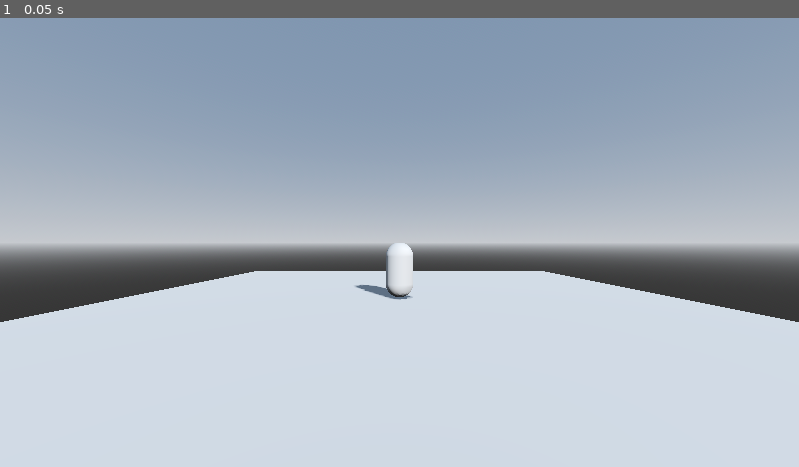
Above: before the commit, frame 1.
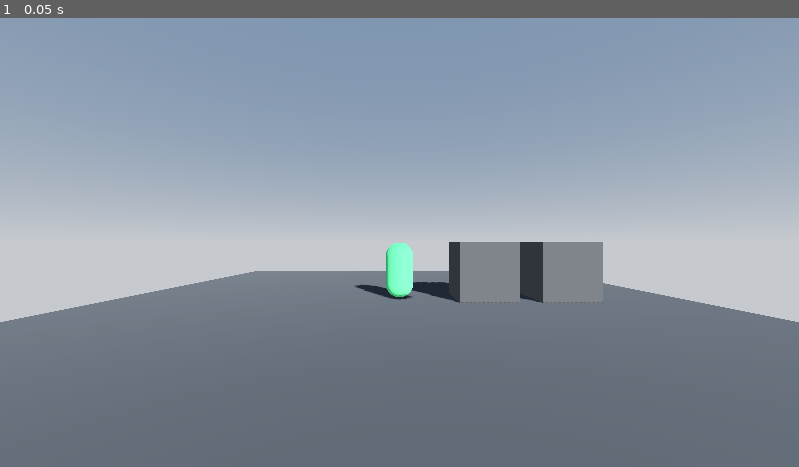
Above: after the commit, the same moment.

Repository: crystal-bit/platform-3d
Game: Godot game, scene res://game.tscn
Two runs of this game, one before a commit and one after it. Both use one fixed random seed, a clock stepped at 60 frames per second and the inputs below.
Inputs:
- Up to frame 1 (0.05 s): no input

The runs differ from the first frame. In frame 1, 49% of the frame differs, in the area x 0-100%, y 49-100%.

Commit message:
save from last tutorial

Diff:
--- a/game.tscn
+++ b/game.tscn
@@ -1,10 +1,12 @@
-[gd_scene load_steps=6 format=3 uid="uid://bbtnbh21lburf"]
+[gd_scene load_steps=9 format=3 uid="uid://bbtnbh21lburf"]
+
+[ext_resource type="Material" uid="uid://rh34e3fs4skp" path="res://level_material.tres" id="1_n87rx"]
 
 [sub_resource type="ProceduralSkyMaterial" id="ProceduralSkyMaterial_6jqg2"]
 sky_top_color = Color(0.384314, 0.454902, 0.54902, 1)
 sky_horizon_color = Color(0.642157, 0.659804, 0.683334, 1)
-ground_bottom_color = Color(0.184314, 0.184314, 0.184314, 1)
-ground_horizon_color = Color(0.642157, 0.659804, 0.683334, 1)
+ground_bottom_color = Color(0.643137, 0.658824, 0.682353, 1)
+ground_horizon_color = Color(0.643137, 0.658824, 0.682353, 1)
 
 [sub_resource type="Sky" id="Sky_aw8gu"]
 sky_material = SubResource("ProceduralSkyMaterial_6jqg2")
@@ -15,10 +17,18 @@
 tonemap_mode = 2
 glow_enabled = true
 
+[sub_resource type="StandardMaterial3D" id="StandardMaterial3D_w1mdx"]
+albedo_color = Color(0.247059, 0.698039, 0.407843, 1)
+
 [sub_resource type="CapsuleMesh" id="CapsuleMesh_2ft3q"]
+material = SubResource("StandardMaterial3D_w1mdx")
 
 [sub_resource type="PlaneMesh" id="PlaneMesh_rg2bj"]
+material = ExtResource("1_n87rx")
 size = Vector2(20, 20)
+
+[sub_resource type="BoxMesh" id="BoxMesh_yhtow"]
+size = Vector3(2, 2, 2)
 
 [node name="Node3D" type="Node3D"]
 
@@ -29,12 +39,22 @@
 transform = Transform3D(-0.817077, -0.356747, 0.452899, 0.553564, -0.704961, 0.443392, 0.161097, 0.612994, 0.77349, 7.45405, 0, 11.0694)
 shadow_enabled = true
 
-[node name="Capsule" type="MeshInstance3D" parent="."]
+[node name="Player" type="MeshInstance3D" parent="."]
 transform = Transform3D(1, 0, 0, 0, 1, 0, 0, 0, 1, 0, 1, 0)
 mesh = SubResource("CapsuleMesh_2ft3q")
 
 [node name="Floor" type="MeshInstance3D" parent="."]
 mesh = SubResource("PlaneMesh_rg2bj")
 
+[node name="Box" type="MeshInstance3D" parent="."]
+transform = Transform3D(1, 0, 0, 0, 1, 0, 0, 0, 1, 3, 1, 0)
+material_override = ExtResource("1_n87rx")
+mesh = SubResource("BoxMesh_yhtow")
+
+[node name="Box2" type="MeshInstance3D" parent="."]
+transform = Transform3D(1, 0, 0, 0, 1, 0, 0, 0, 1, 5.75, 1, 0)
+material_override = ExtResource("1_n87rx")
+mesh = SubResource("BoxMesh_yhtow")
+
 [node name="Camera3D" type="Camera3D" parent="."]
 transform = Transform3D(1, 0, 0, 0, 1, 0, 0, 0, 1, 0, 2, 10.7176)
--- /dev/null
+++ b/level_material.tres
@@ -0,0 +1,4 @@
+[gd_resource type="StandardMaterial3D" format=3 uid="uid://rh34e3fs4skp"]
+
+[resource]
+albedo_color = Color(0.223529, 0.227451, 0.231373, 1)
